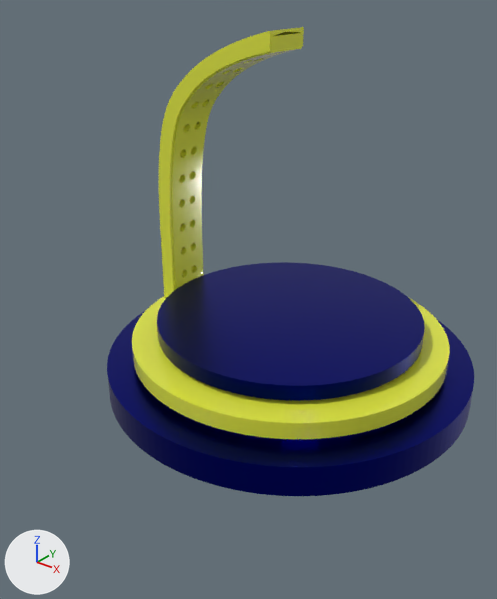
What one commit did to the Blender file UV_curing_station.blend.
Camera for both pictures: a 50 mm camera at (0.239, -0.344, 0.134) aimed at (0.002, -0.047, -0.049). Every picture has the same lights, and +X, +Y and +Z are marked at lower left.

Objects in the first picture: 'Ring', 'Stand', 'Table', 'Tentacle cover', 'UV Tentacle'.
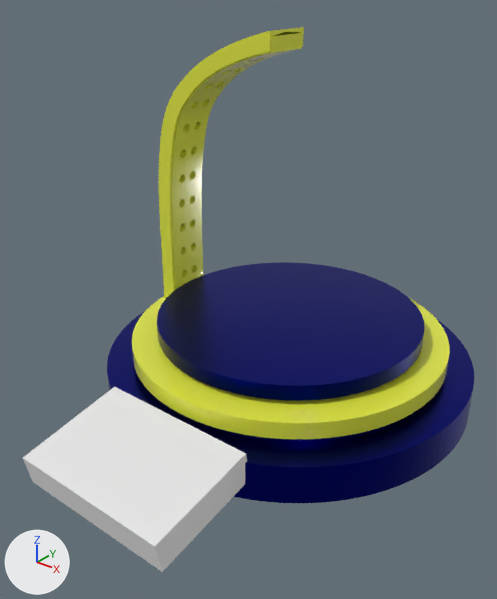
ob_stepper_board is not drawn itself; it is used by a modifier of ob_stand.

What differs and where, as boxes [x1, y1, x2, y2] in the pictures (497 x 599 px):
'Stand', reshaped, moved: before [107, 311, 474, 496]; after [107, 311, 474, 503]
'Control panel', shown: after [23, 387, 247, 572]
part 1 of me_cylinder_004, built on: before [110, 383, 351, 464]; after [109, 383, 351, 471]

What changed in the scene script:
```text
Change me_cylinder_004:
    used by ob_stand; location = (0.0, 0.0, 0.0)
    remove me_cylinder_004.from_pydata(...)  # 72 vertices, 74 faces; spans x -0.125..0.125, y -0.125..0.125, z -0.128..-0.108
    add me_cylinder_004.from_pydata(...)  # 196 vertices, 163 faces; spans x -0.125..0.125, y -0.125..0.125, z -0.128..-0.102
    me_cylinder_004 part 1
    4 vertices are removed from x -0.071..-0.036, y -0.017..0.018, z -0.108
    40 faces are deleted
    32 vertices are added at x -0.101..0.101, y -0.101..0.101, z -0.127
    32 new vertices lie (0.0, 0.0, 0.006) away from vertices in x -0.125..0.125, y -0.125..0.125, z -0.108
    32 new vertices lie (0.0, 0.0, 0.019) away from vertices in x -0.101..0.101, y -0.101..0.101, z -0.127
    32 new vertices lie (0.0, 0.0, 0.006) away from vertices in x -0.101..0.101, y -0.101..0.101, z -0.108
    129 new faces join them
Change ob_stepper_board:
    ob_stepper_board.location: (-0.0000876, -0.0459, -0.108) -> (-0.0000876, -0.0459, -0.113)
Change ob_control_panel:
    ob_control_panel.location: (-0.0001, -0.1449, -0.1015) -> (-0.0001, -0.1449, -0.1175)
    ob_control_panel.rotation_euler: (0.0, -0.524, 1.571) -> (0.0, -0.175, 1.571)  # degrees (0, -30, 90) -> degrees (0, -10, 90)
    remove ob_control_panel.hide_set(True)
Change ob_stand:
    ob_stand.location: (0.0, 0.0, 0.0) -> (0.0, 0.0, -0.005)
```
